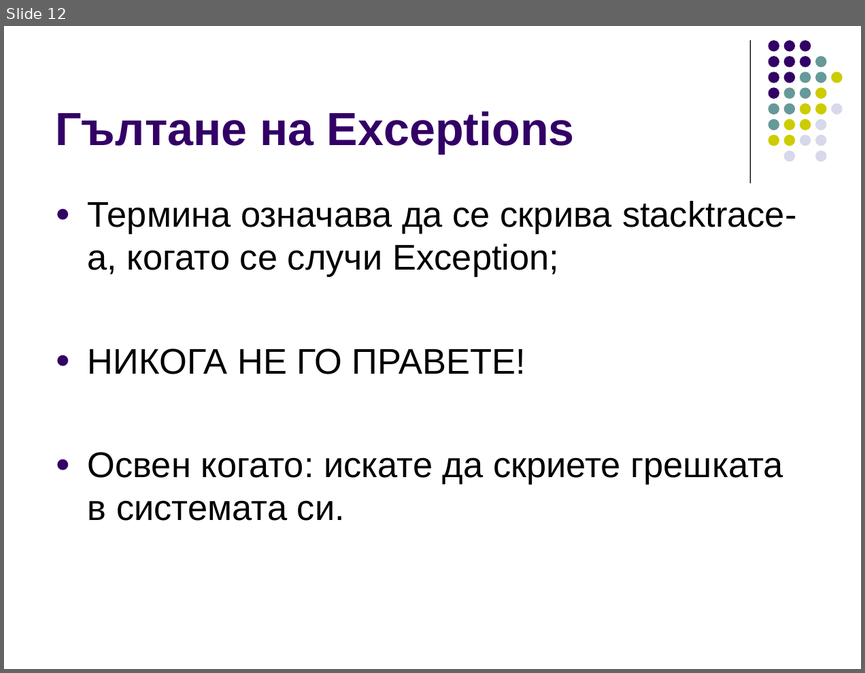
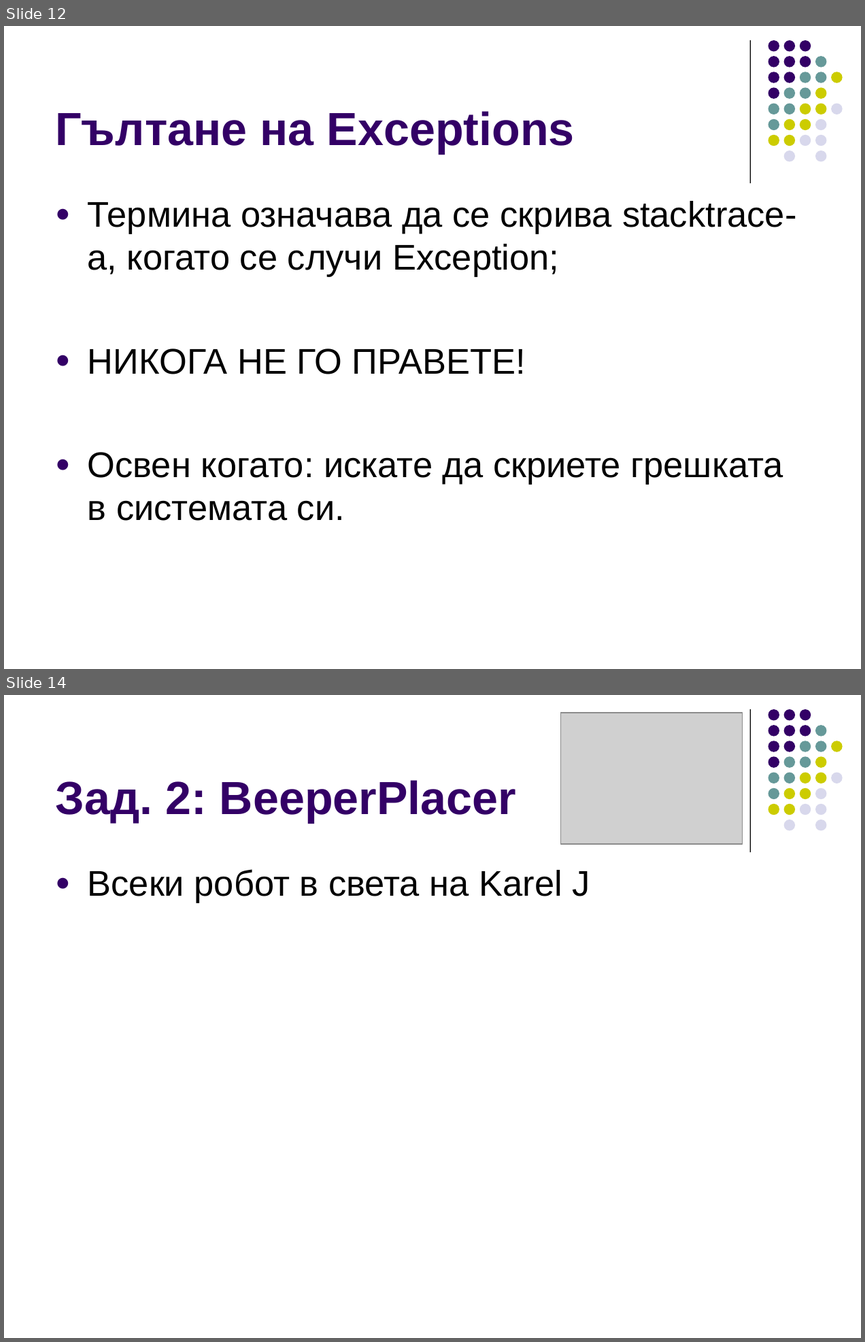
Before and after one commit to ivorusev/startup-factory-java-course, a slide deck: 3-Exceptions.ppt. Shown one above the other, each under a label of ours: slide 12 before the commit, slides 12 and 14 after it; the slides between them are not shown. The pictures are 865x673 and 865x1342 pixels, drawn with LibreOffice and Linux fonts; fonts in the diff are those of the drawing; grey boxes stand for pictures. Boxes give left, top, right and bottom in pixels: in the first picture for what was removed or moved away, otherwise in the second. Text is boxed around its words. In the diff, an @@ line names an element or a change of style, - is before the commit and + after.

```diff
--- a/3-Exceptions.ppt
+++ b/3-Exceptions.ppt
@@ slide 14 added at [4,695,861,1338], background #FFFFFF; not listed: 32 template elements that a slide beside it also shows @@
@@ picture added at [561,713,742,844] @@
@@ title added at [55,780,516,822], 39 pt, text #330066, bold @@
+Зад. 2: BeeperPlacer
@@ text added at [88,869,590,903], 30 pt, text #000000 @@
+● Всеки робот в света на Karel J
```
Also in this commit, not shown: 1 slide changed.
